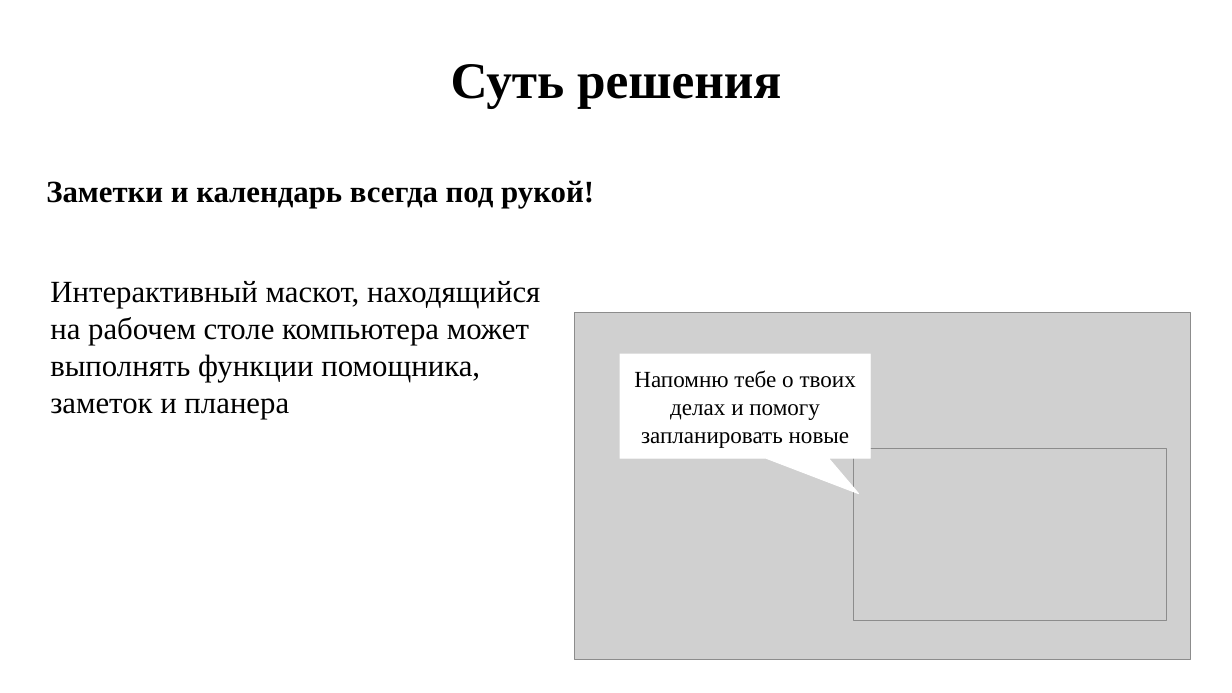
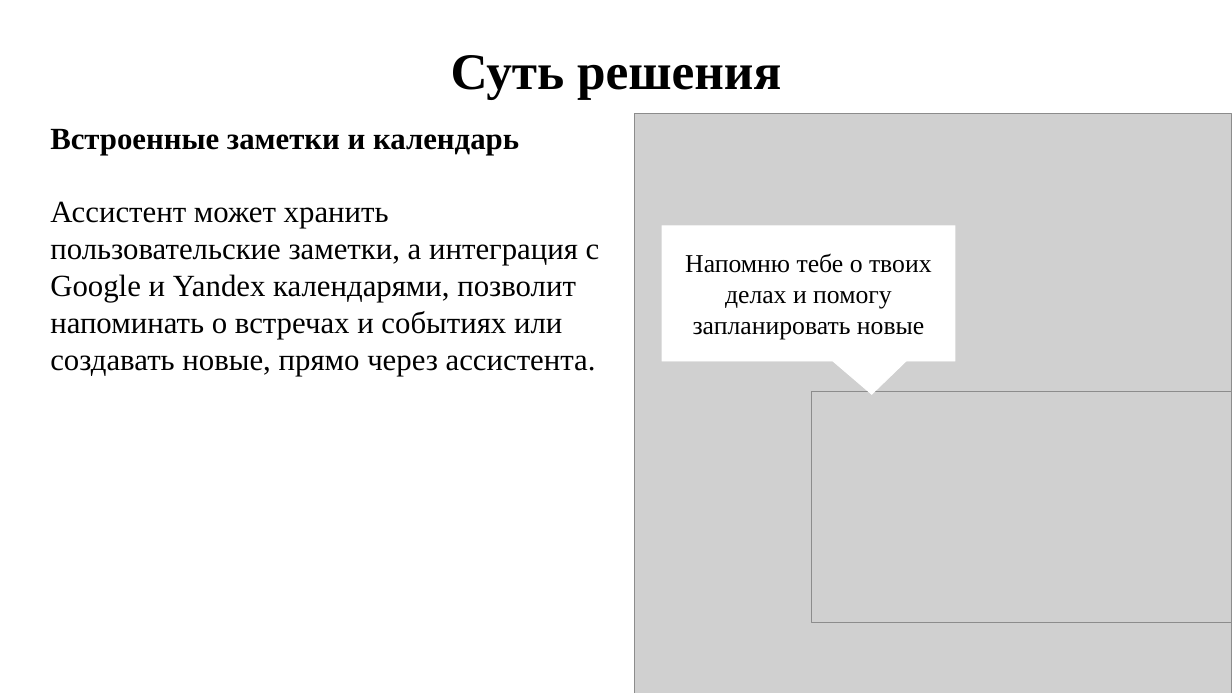
Before and after one commit to DronSyperlol/VirtualCurator, a slide deck: slide 8 of Docs/Presentation.pptx (slide 7 before the commit). Drawn at 1232x693 pixels with LibreOffice and Linux fonts; fonts in the diff are those of the drawing; grey boxes stand for pictures. Boxes give left, top, right and bottom in pixels: in the first picture for what was removed or moved away, otherwise in the second. Text is boxed around its words. In the diff, an @@ line names an element or a change of style, - is before the commit and + after.

Commit message:
Добавлена суть решения

```diff
--- a/Docs/Presentation.pptx
+++ b/Docs/Presentation.pptx
@@ text "Суть решения": place and size @@
-text "Суть решения" at bbox=[451, 64, 781, 108]
+text "Суть решения" at bbox=[451, 55, 781, 100]
@@ picture: place and size @@
-picture at bbox=[575, 313, 1191, 660]
+picture at bbox=[634, 114, 1232, 693]
@@ text at bbox=[50, 128, 600, 376]: text changed; bold off @@
-Заметки и календарь всегда под рукой!
+Встроенные заметки и календарь
+Ассистент может хранить пользовательские заметки, а интеграция с Google и Yandex календарями, позволит напоминать о встречах и событиях или создавать новые, прямо через ассистента.
@@ speech box "Напомню тебе о твоих делах ...": place and size @@
-speech box "Напомню тебе о твоих делах ..." at bbox=[620, 354, 871, 458]
+speech box "Напомню тебе о твоих делах ..." at bbox=[663, 226, 956, 360]
@@ speech box "Напомню тебе о твоих делах ..." at bbox=[663, 226, 956, 360]: size 18 to 20 pt; proportions changed @@
@@ text removed at bbox=[50, 281, 540, 419] @@
-Интерактивный маскот, находящийся на рабочем столе компьютера может выполнять функции помощника, заметок и планера
@@ picture: place and size @@
-picture at bbox=[853, 449, 1167, 621]
+picture at bbox=[811, 392, 1232, 622]
```
Also in this commit, not shown: 4 other slides changed, 7 slides added, 4 slides removed.
